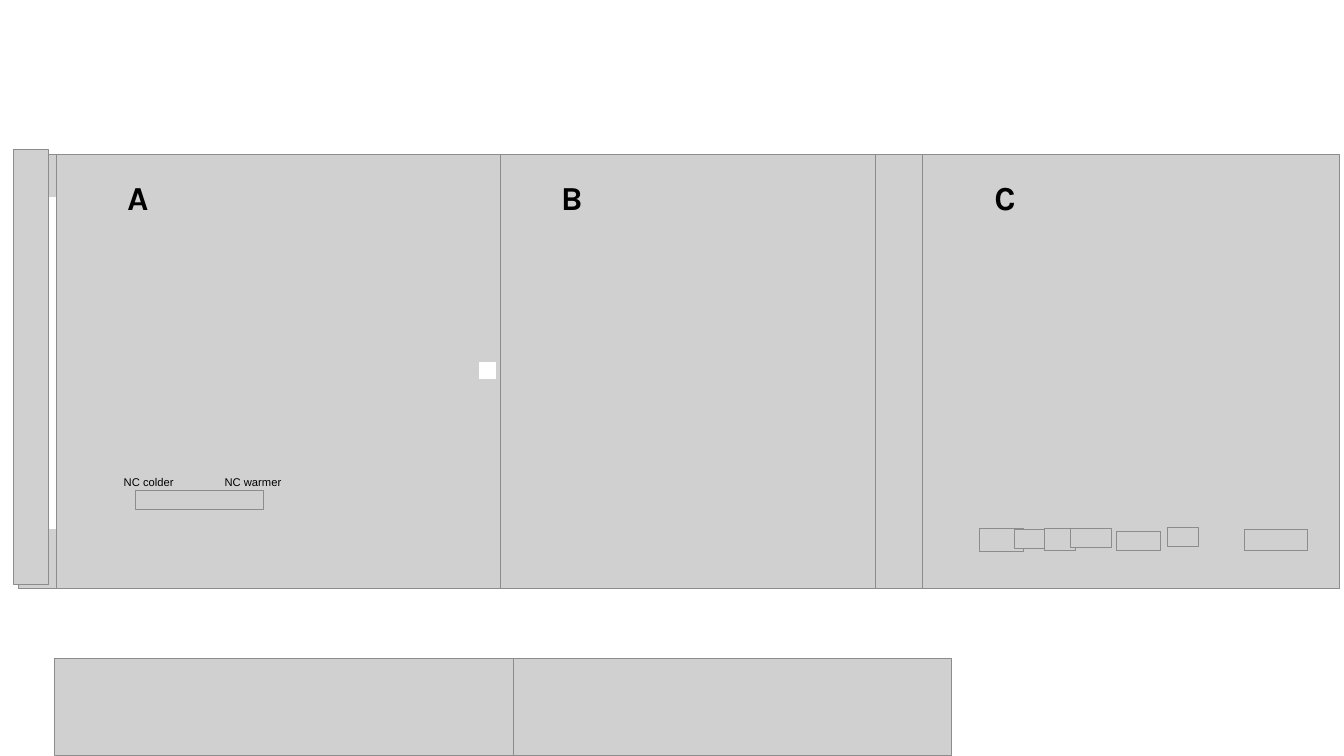
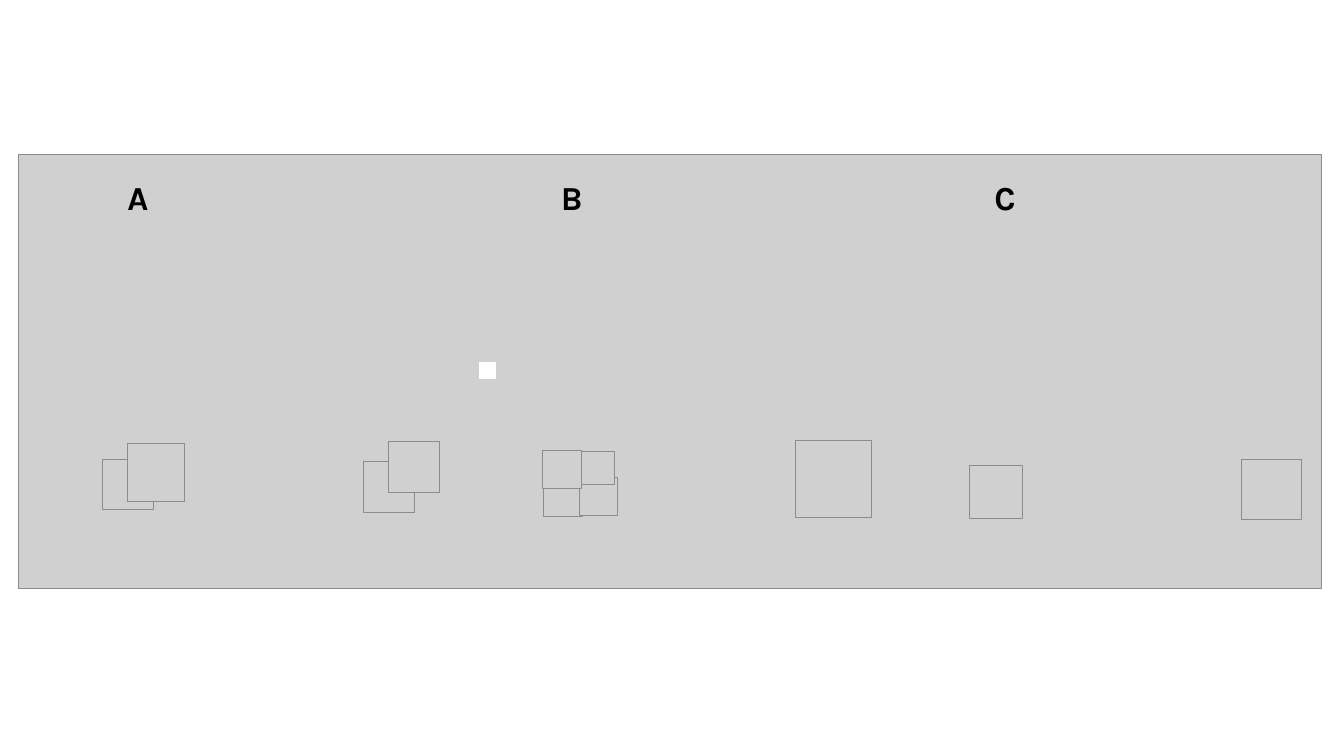
Before and after one commit to hurlbertlab/mbbs-analysis, a slide deck: slide 2 of figures/ch1/ch1_figures.pptx (slide 1 before the commit). Drawn at 1344x756 pixels with LibreOffice and Linux fonts; fonts in the diff are those of the drawing; grey boxes stand for pictures; background and template pictures are left out. Boxes give left, top, right and bottom in pixels: in the first picture for what was removed or moved away, otherwise in the second. Text is boxed around its words. In the diff, an @@ line names an element or a change of style, - is before the commit and + after.

```diff
--- a/figures/ch1/ch1_figures.pptx
+++ b/figures/ch1/ch1_figures.pptx
@@ picture removed at (14, 150, 48, 585) @@
@@ picture removed at (56, 154, 501, 589) @@
@@ picture removed at (488, 154, 875, 589) @@
@@ picture removed at (923, 154, 1339, 589) @@
@@ rectangle removed at (20, 198, 54, 528) @@
@@ picture added at (127, 444, 185, 501) @@
@@ picture added at (389, 442, 440, 492) @@
@@ picture added at (796, 441, 872, 517) @@
@@ picture added at (103, 459, 153, 509) @@
@@ text removed at (124, 478, 174, 486) @@
-NC colder
@@ text removed at (225, 478, 281, 486) @@
-NC warmer
@@ picture added at (363, 462, 413, 512) @@
@@ picture added at (543, 451, 582, 489) @@
@@ picture added at (544, 478, 583, 516) @@
@@ picture added at (580, 478, 618, 516) @@
@@ picture added at (582, 452, 615, 485) @@
@@ picture added at (970, 466, 1022, 518) @@
@@ picture added at (1242, 460, 1303, 520) @@
@@ picture removed at (136, 491, 264, 510) @@
@@ picture removed at (980, 529, 1023, 552) @@
@@ picture removed at (1015, 529, 1071, 548) @@
@@ picture removed at (1045, 528, 1077, 551) @@
@@ picture removed at (1071, 528, 1111, 547) @@
@@ picture removed at (1117, 532, 1162, 551) @@
@@ picture removed at (1169, 528, 1199, 547) @@
@@ picture removed at (1244, 529, 1308, 551) @@
@@ picture removed at (54, 658, 513, 756) @@
@@ picture removed at (493, 658, 952, 756) @@
```
Also in this commit, not shown: 4 slides added, 1 slide removed, 11 other files.
